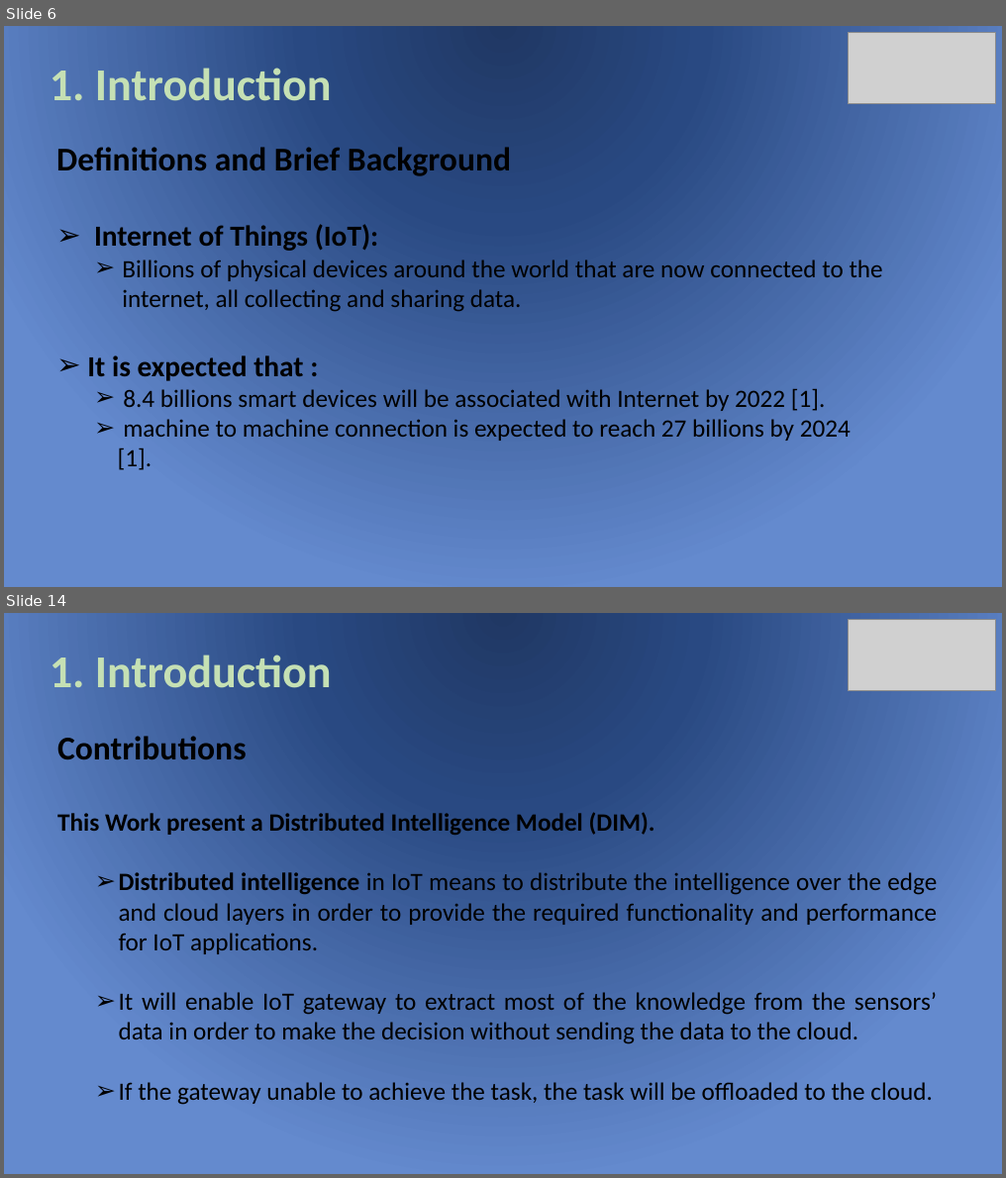
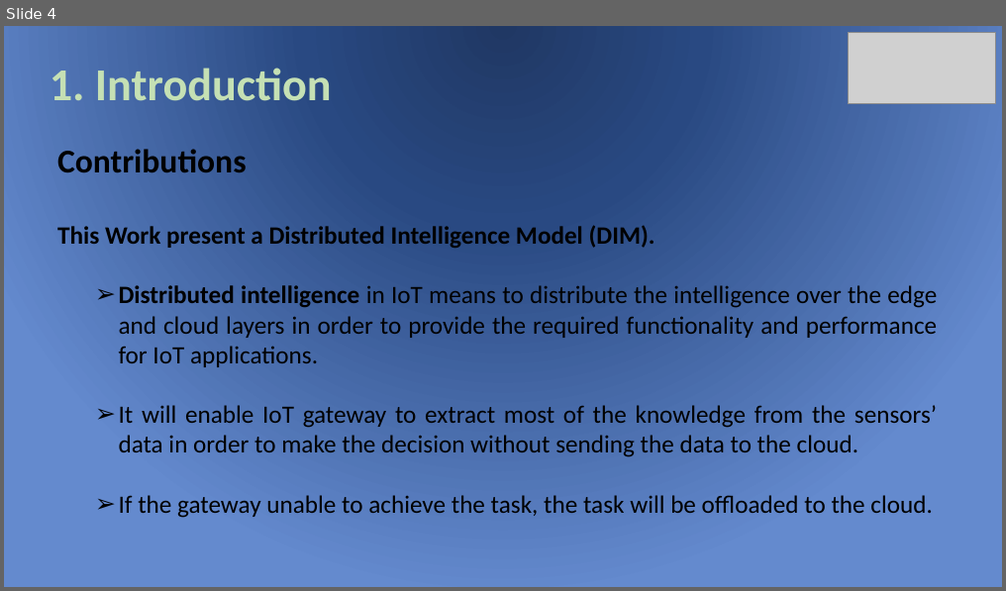
Before and after one commit to baharababah/DIM, a slide deck: DIM_Presentation.pptx. Shown one above the other, each under a label of ours: slides 6 and 14 before the commit, slide 4 after it; the slides between them are not shown. The pictures are 1006x1178 and 1006x591 pixels, drawn with LibreOffice and Linux fonts; fonts in the diff are those of the drawing; grey boxes stand for pictures. Boxes give left, top, right and bottom in pixels: in the first picture for what was removed or moved away, otherwise in the second. Text is boxed around its words. In the diff, an @@ line names an element or a change of style, - is before the commit and + after.

```diff
--- a/DIM_Presentation.pptx
+++ b/DIM_Presentation.pptx
@@ slide 6 removed at (4,26,1002,587), background gradient #203864 to #294982 to #648ACE @@
@@ picture removed at (847,32,996,103) @@
@@ text removed at (50,68,332,101) @@
-1. Introduction
@@ text removed at (56,147,883,471) @@
-Definitions and Brief Background
-➢ Internet of Things (IoT):
-  ➢ Billions of physical devices around the world that are now connected to the internet, all collecting and sharing data.
-➢ It is expected that :
-  ➢ 8.4 billions smart devices will be associated with Internet by 2022 [1].
-  ➢ machine to machine connection is expected to reach 27 billions by 2024 [1].
@@ what was slide 14 is now slide 4 @@
```
Also in this commit, not shown: 50 slides changed, 12 other slides removed, 55 other files.
